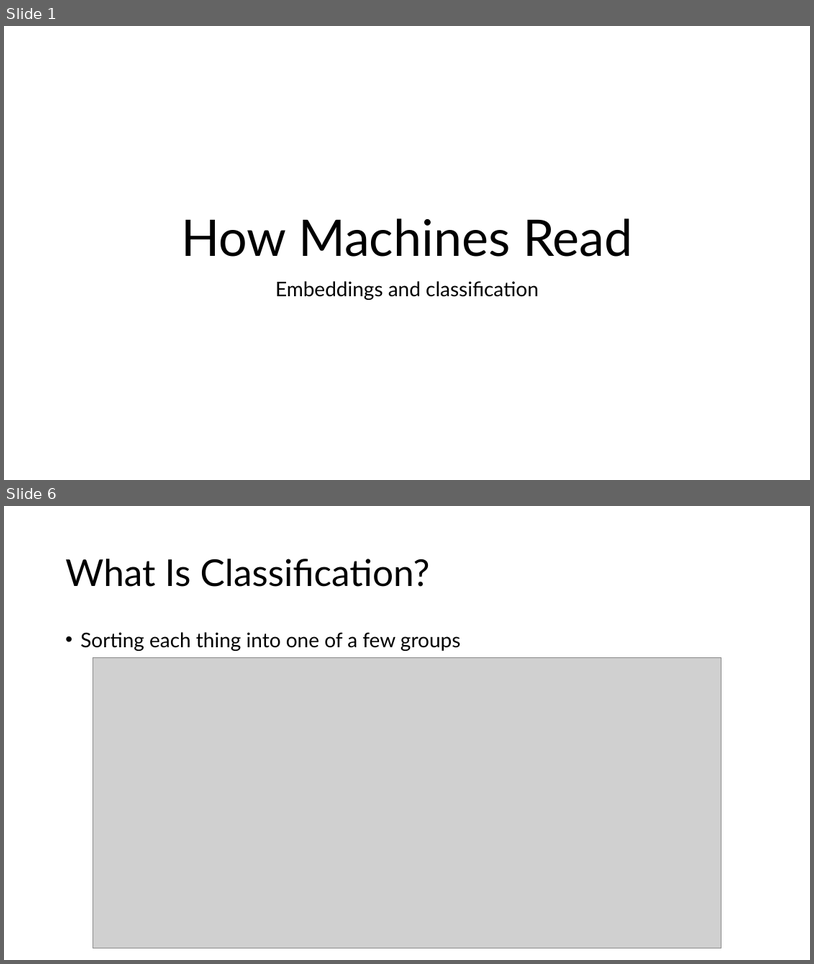
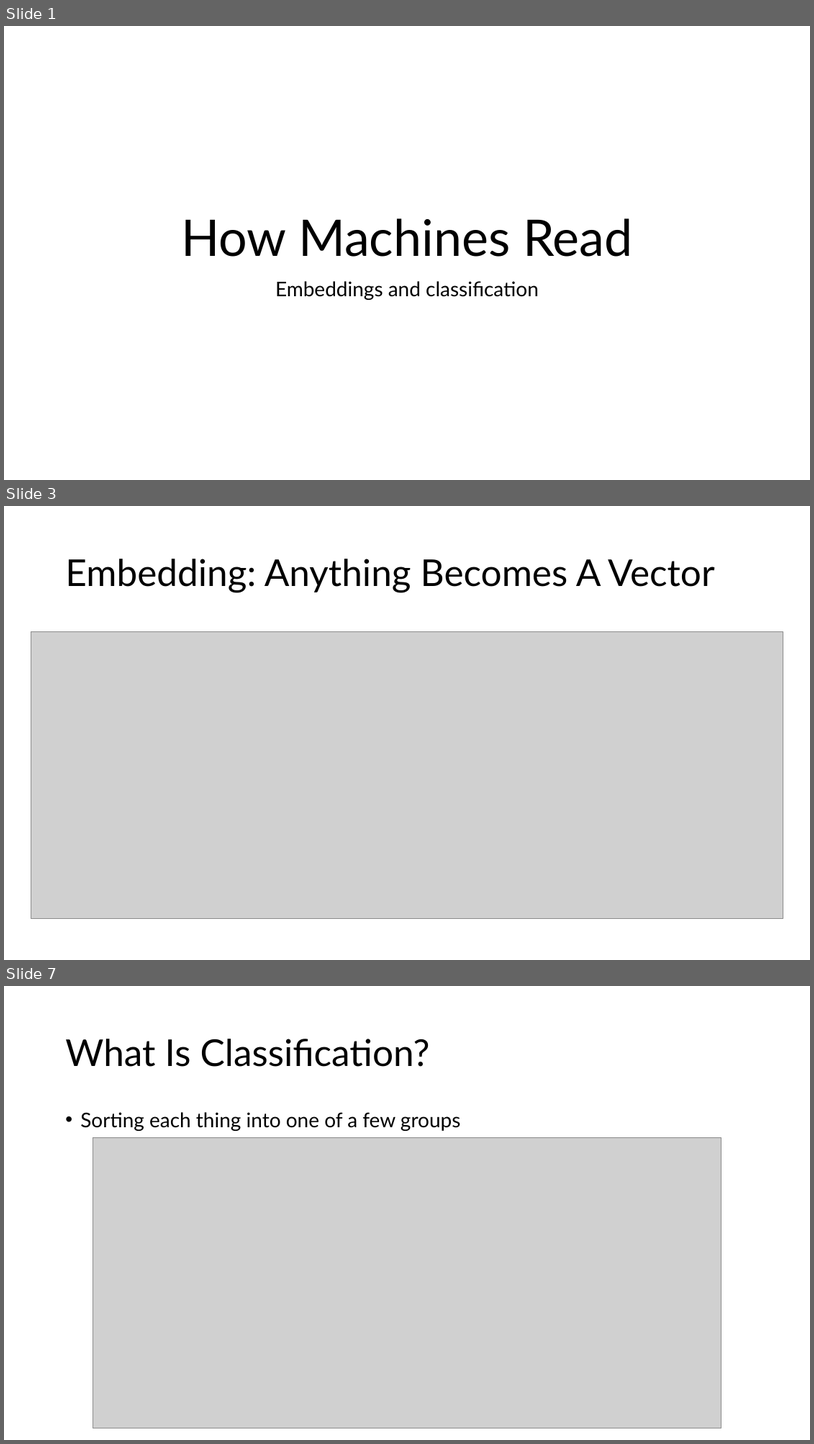
Before and after one commit to IslamTayeb/tzu-vs-taylor, a slide deck: slides/tzu_vs_taylor_lecture.pptx. Shown one above the other, each under a label of ours: slides 1 and 6 before the commit, slides 1, 3 and 7 after it; the slides between them are not shown. The pictures are 814x964 and 814x1444 pixels, drawn with LibreOffice and Linux fonts; fonts in the diff are those of the drawing; grey boxes stand for pictures. Boxes give left, top, right and bottom in pixels: in the first picture for what was removed or moved away, otherwise in the second. Text is boxed around its words. In the diff, an @@ line names an element or a change of style, - is before the commit and + after.

```diff
--- a/slides/tzu_vs_taylor_lecture.pptx
+++ b/slides/tzu_vs_taylor_lecture.pptx
@@ slide 3 added at [4, 506, 810, 960], background #FFFFFF @@
@@ title added at [65, 559, 715, 592], 44 pt, text #000000 @@
+Embedding: Anything Becomes A Vector
@@ picture added at [31, 632, 783, 919] @@
@@ what was slide 6 is now slide 7 @@
```
Also in this commit, not shown: 5 slides changed, 4 other slides added, 4 slides removed, 26 other files.
